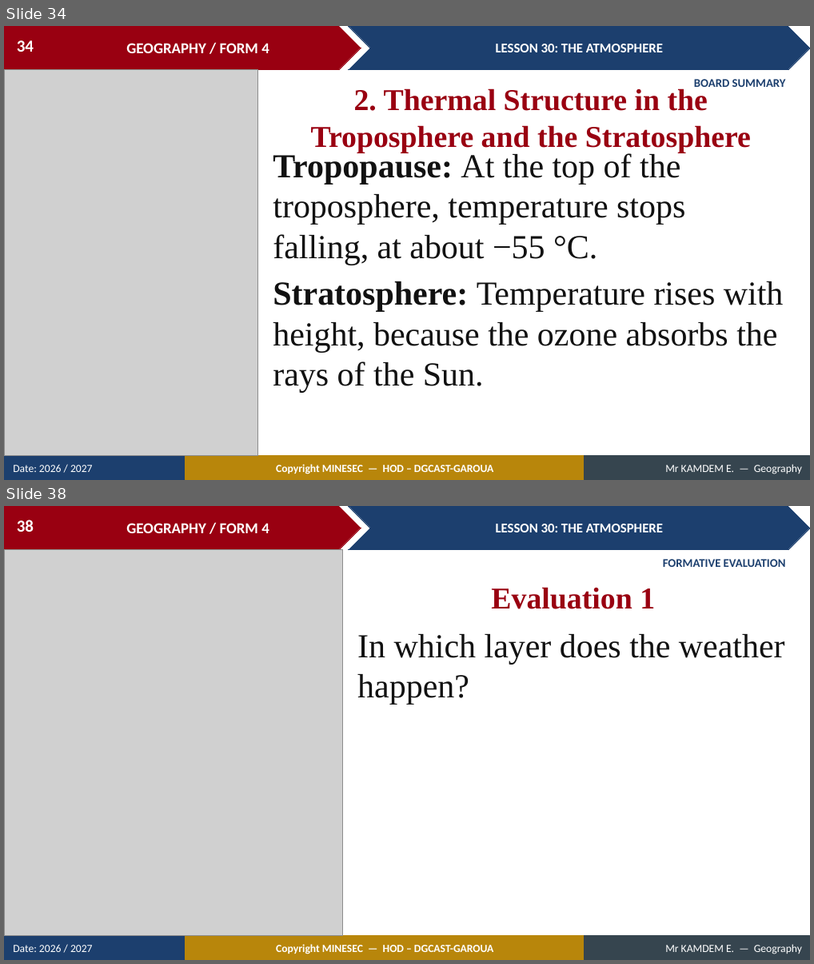
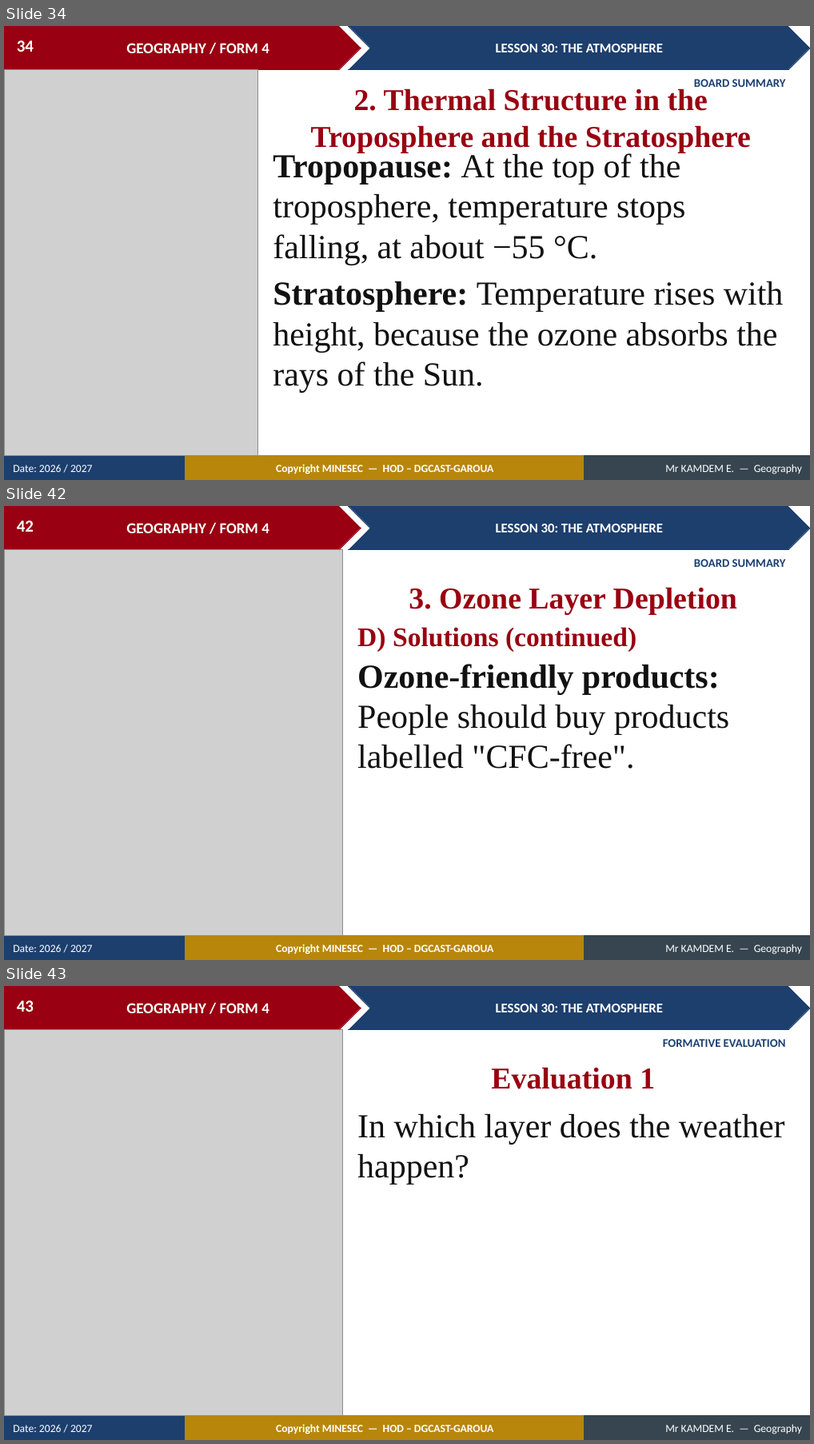
Before and after one commit to Berthautk/linea-github, a slide deck: lecons/F3/34_FORM4_LESSON30_The_Atmosphere.pptx. Shown one above the other, each under a label of ours: slides 34 and 38 before the commit, slides 34, 42 and 43 after it; the slides between them are not shown. The pictures are 814x964 and 814x1444 pixels, drawn with LibreOffice and Linux fonts; fonts in the diff are those of the drawing; grey boxes stand for pictures. Boxes give left, top, right and bottom in pixels: in the first picture for what was removed or moved away, otherwise in the second. Text is boxed around its words. In the diff, an @@ line names an element or a change of style, - is before the commit and + after.

```diff
--- a/lecons/F3/34_FORM4_LESSON30_The_Atmosphere.pptx
+++ b/lecons/F3/34_FORM4_LESSON30_The_Atmosphere.pptx
@@ slide 42 added at (4,506,810,960), background #FFFFFF; not listed: 9 template elements that a slide beside it also shows @@
@@ page number added at (17,520,34,532), 20 pt, text #FFFFFF, bold @@
+42
@@ picture added at (4,549,342,936) @@
@@ text added at (694,559,786,567), 14 pt, text #1C3F6E, bold @@
+BOARD SUMMARY
@@ text added at (409,587,738,615), 36 pt, text #990011, bold @@
+3. Ozone Layer Depletion
@@ text added at (358,627,637,652), 32 pt, text #990011, bold @@
+D) Solutions (continued)
@@ text added at (358,664,730,768), 40 pt, text #111111 @@
+Ozone-friendly products: People should buy products labelled "CFC-free".
@@ what was slide 38 is now slide 43 @@
@@ page number at (17,1000,34,1012): text changed @@
-38
+43
```
Also in this commit, not shown: 4 slides changed, 4 other slides added, 3 other files.
